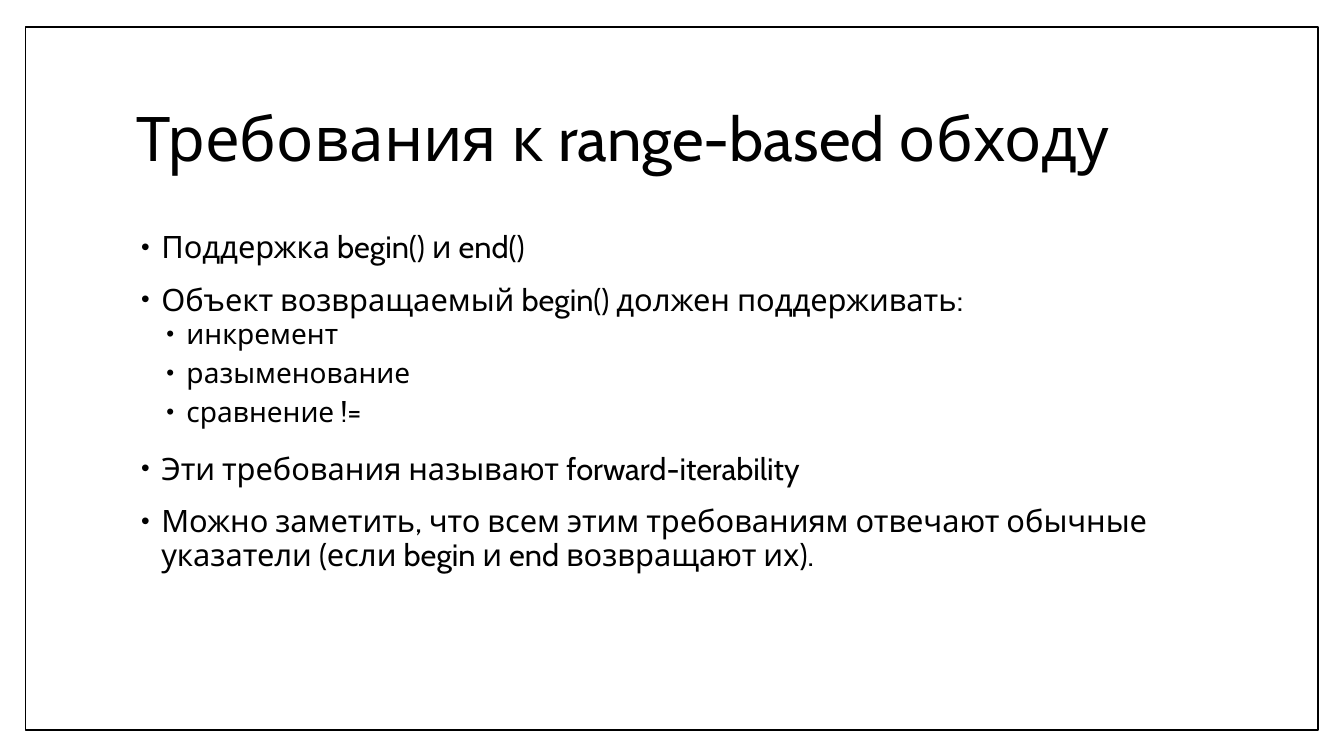
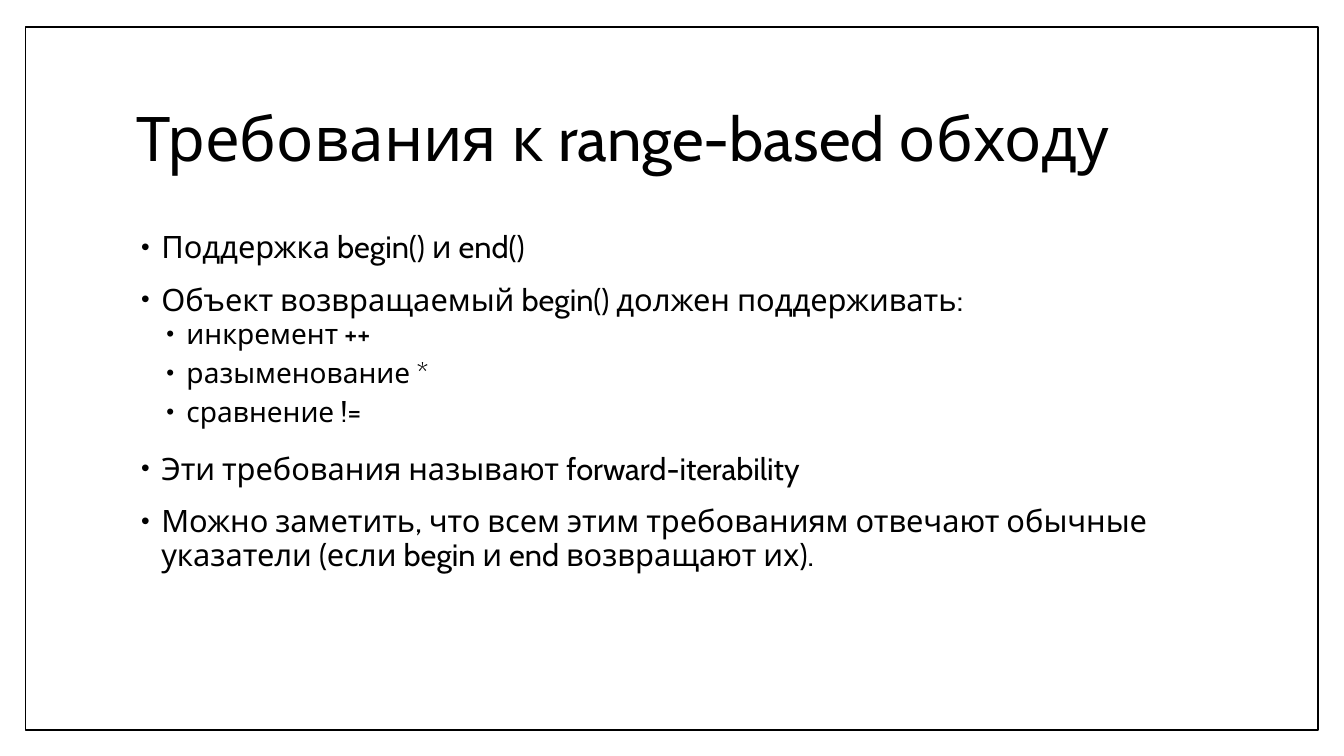
Before and after one commit to MIPT-ILab/cpp-lects-rus, a slide deck: slide 7 of slides/lec2-10-iterators.pptx. Drawn at 1344x756 pixels with LibreOffice and Linux fonts; fonts in the diff are those of the drawing. Boxes give left, top, right and bottom in pixels: in the first picture for what was removed or moved away, otherwise in the second. Text is boxed around its words. In the diff, an @@ line names an element or a change of style, - is before the commit and + after.

```diff
--- a/slides/lec2-10-iterators.pptx
+++ b/slides/lec2-10-iterators.pptx
@@ text at <box>186,328,410,390</box>: text changed @@
-  • инкремент
-  • разыменование
+  • инкремент ++
+  • разыменование *
```
Also in this commit, not shown: 17 other slides changed, 33 slides added, 1 slide removed, 28 other files.
